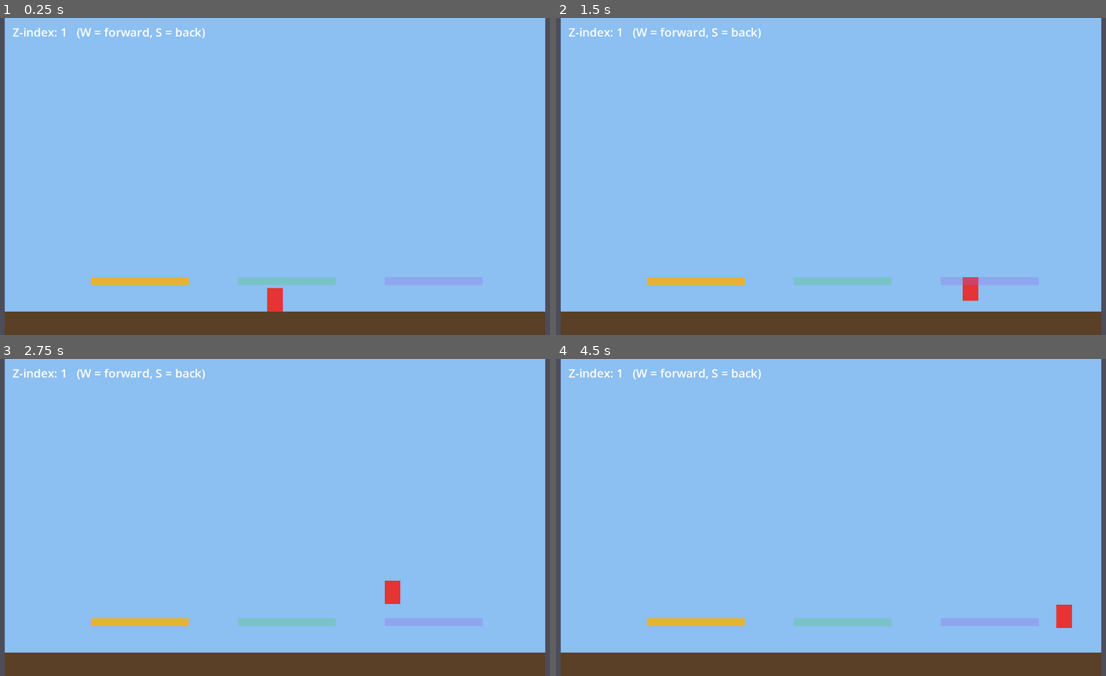
Above: before the commit, frames 1-4 (two rows, left to right).
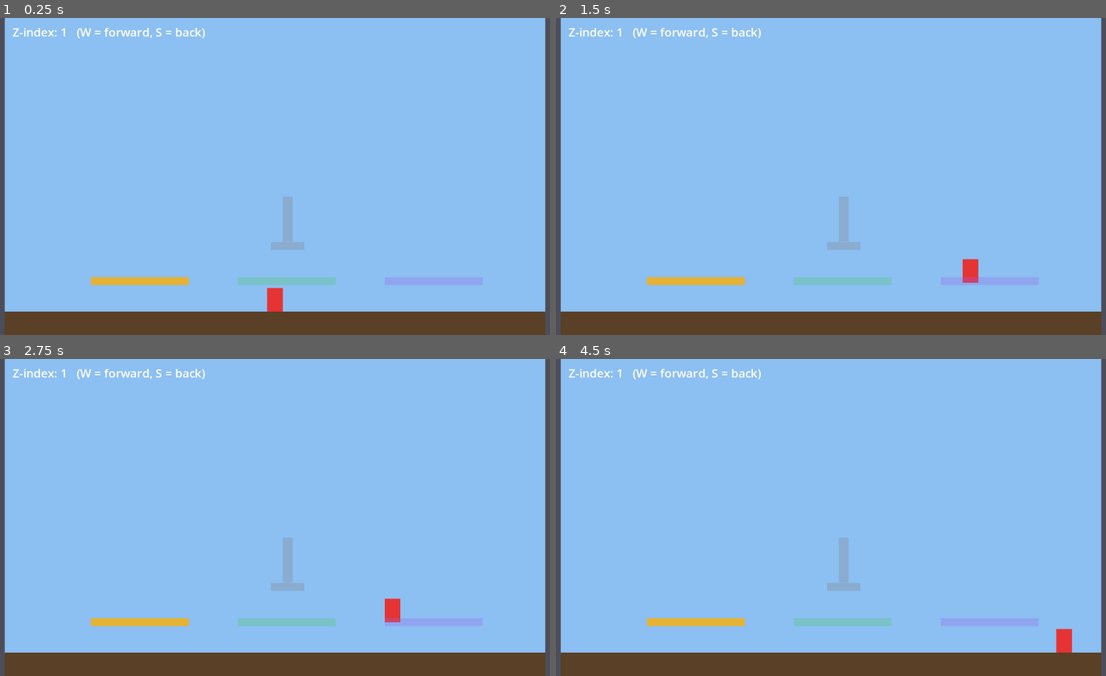
Above: after the commit, the same moments.

Repository: zjezdzalka/bounceBack
Game: Godot game, scene res://main.tscn
Two runs of this game, one before a commit and one after it. Both use one fixed random seed, a clock stepped at 60 frames per second and the inputs below.
Inputs:
- Up to frame 1 (0.25 s): no input
- Up to frame 2 (1.5 s): tap Enter at 0.5 s; hold K 0.53-1.28 s; hold D from 0.53 s (still down); tap Space at 0.77, 0.8, 1.07, 1.35 s
- Up to frame 3 (2.75 s): tap Space at 1.52, 1.82, 2.3 s; tap K at 1.55 s; release D at 2.03 s; hold A from 2.03 s (still down); hold K from 2.03 s (still down)
- Up to frame 4 (4.5 s): release A at 2.78 s; release K at 2.78 s; hold D 2.78-4.28 s; tap K at 2.85, 4.35 s; tap Space at 3.02, 3.32 s; hold Space 3.53-4.28 s; hold A from 4.28 s (still down)

The runs differ from the first frame. In frame 1, 0.4% of the frame differs, in the area x 49-56%, y 56-74%; in frame 2, 0.7%; in frame 3, 0.7%; in frame 4, 0.8%, in the area x 49-94%, y 56-93%.

Commit message:
blocks work!!!!

Diff:
--- /dev/null
+++ b/block.gd
@@ -0,0 +1,44 @@
+@tool
+extends StaticBody2D
+# A solid rectangle you can place and edit in the Godot editor.
+# Set Size, Color and Layers (which z-indexes it exists on) in the Inspector.
+
+@export var size := Vector2(200, 16):
+	set(value):
+		size = value
+		_refresh()
+
+@export var color := Color(0.5, 0.5, 0.5):
+	set(value):
+		color = value
+		queue_redraw()
+
+# Tick the z-layers this block exists on (Layer 1 = z-index 1, etc.)
+@export_flags("Layer 1", "Layer 2", "Layer 3") var layers := 1:
+	set(value):
+		layers = value
+		_refresh()
+
+func _ready() -> void:
+	add_to_group("blocks")
+	_refresh()
+
+func _refresh() -> void:
+	queue_redraw()
+	collision_layer = layers   # collision layer bit n == z-index n+1
+	collision_mask = 0
+	# draw order: blocks on higher z-layers appear in front
+	for i in 3:
+		if layers & (1 << i):
+			z_index = (i + 1) * 2
+			break
+	var cs := get_node_or_null("CollisionShape2D") as CollisionShape2D
+	if cs and cs.shape is RectangleShape2D:
+		cs.shape.size = size
+
+func _draw() -> void:
+	draw_rect(Rect2(-size / 2, size), color)
+
+# Called by the game: fade blocks that aren't on the player's z-layer
+func show_for_layer(z: int) -> void:
+	modulate.a = 1.0 if (layers & (1 << (z - 1))) != 0 else 0.3
--- /dev/null
+++ b/block.tscn
@@ -0,0 +1,13 @@
+[gd_scene load_steps=3 format=3]
+
+[ext_resource type="Script" path="res://block.gd" id="1"]
+
+[sub_resource type="RectangleShape2D" id="1"]
+resource_local_to_scene = true
+size = Vector2(200, 16)
+
+[node name="Block" type="StaticBody2D"]
+script = ExtResource("1")
+
+[node name="CollisionShape2D" type="CollisionShape2D" parent="."]
+shape = SubResource("1")
--- a/main.gd
+++ b/main.gd
@@ -1,83 +1,15 @@
 extends Node2D
-# Builds the level and the player in code.
-# Every solid object has one or more z-layers. The player only collides
-# with objects that share the player's current z-layer.
+# The level is built in the editor (see main.tscn). This script only
+# updates the HUD and fades blocks that aren't on the player's z-layer.
 
-const W := 1152.0
-const H := 648.0
-const WALL := 24.0
-const FLOOR_H := 48.0
-const ALL_LAYERS := [1, 2, 3]
-const PlayerScript = preload("res://player.gd")
-
-var objects: Array = []   # [{ "node": Node2D, "layers": Array }]
-var z_label: Label
+@onready var player = $Player
+@onready var z_label: Label = $HUD/ZLabel
 
 func _ready() -> void:
 	RenderingServer.set_default_clear_color(Color(0.55, 0.75, 0.95))
-
-	# Floor and walls exist on every z-layer
-	make_box(Vector2(W / 2, H - FLOOR_H / 2), Vector2(W, FLOOR_H), Color(0.35, 0.25, 0.15), ALL_LAYERS)
-	make_box(Vector2(WALL / 2, H / 2), Vector2(WALL, H), Color(0.3, 0.3, 0.35), ALL_LAYERS)
-	make_box(Vector2(W - WALL / 2, H / 2), Vector2(WALL, H), Color(0.3, 0.3, 0.35), ALL_LAYERS)
-
-	# Platforms, each on ONE specific z-layer
-	make_box(Vector2(300, 538), Vector2(200, 16), Color(0.9, 0.7, 0.2), [1])
-	make_box(Vector2(600, 538), Vector2(200, 16), Color(0.3, 0.8, 0.4), [2])
-	make_box(Vector2(900, 538), Vector2(200, 16), Color(0.6, 0.4, 0.9), [3])
-
-	# HUD
-	var hud := CanvasLayer.new()
-	z_label = Label.new()
-	z_label.position = Vector2(40, 12)
-	z_label.add_theme_font_size_override("font_size", 24)
-	hud.add_child(z_label)
-	add_child(hud)
-
-	# Player
-	var player = PlayerScript.new()   # untyped on purpose: it has custom members (z, z_changed)
-	player.position = Vector2(W / 2, H - FLOOR_H - 30)
-	var shape := CollisionShape2D.new()
-	var rect := RectangleShape2D.new()
-	rect.size = Vector2(32, 48)
-	shape.shape = rect
-	player.add_child(shape)
-	var body := ColorRect.new()
-	body.size = Vector2(32, 48)
-	body.position = -body.size / 2
-	body.color = Color(0.9, 0.2, 0.2)
-	player.add_child(body)
 	player.z_changed.connect(_on_player_z_changed)
-	add_child(player)
 	_on_player_z_changed(player.z)
-
-func make_box(center: Vector2, size: Vector2, color: Color, layers: Array) -> void:
-	var body := StaticBody2D.new()
-	body.position = center
-	# Physics: sit on the collision layer(s) matching the z-layer(s)
-	var bits := 0
-	for l in layers:
-		bits |= 1 << (l - 1)
-	body.collision_layer = bits
-	body.collision_mask = 0
-	# Drawing: higher z-layers draw in front
-	body.z_index = layers.min() * 2
-
-	var shape := CollisionShape2D.new()
-	var rect := RectangleShape2D.new()
-	rect.size = size
-	shape.shape = rect
-	body.add_child(shape)
-	var visual := ColorRect.new()
-	visual.size = size
-	visual.position = -size / 2
-	visual.color = color
-	body.add_child(visual)
-	add_child(body)
-	objects.append({"node": body, "layers": layers})
 
 func _on_player_z_changed(z: int) -> void:
 	z_label.text = "Z-index: %d   (W = forward, S = back)" % z
-	# Fade objects the player can't collide with
-	for o in objects:
-		o["node"].modulate.a = 1.0 if z in o["layers"] else 0.3
+	get_tree().call_group("blocks", "show_for_layer", z)
--- a/main.tscn
+++ b/main.tscn
@@ -1,6 +1,88 @@
-[gd_scene load_steps=2 format=3]
+[gd_scene format=3 uid="uid://dcypntprvbvqa"]
 
-[ext_resource type="Script" path="res://main.gd" id="1"]
+[ext_resource type="Script" uid="uid://boq4gmn6qhpmh" path="res://main.gd" id="1"]
+[ext_resource type="PackedScene" path="res://block.tscn" id="2"]
+[ext_resource type="PackedScene" path="res://player.tscn" id="3"]
 
-[node name="Main" type="Node2D"]
+[node name="Main" type="Node2D" unique_id=629585711]
 script = ExtResource("1")
+
+[node name="Floor" parent="." unique_id=1812762821 instance=ExtResource("2")]
+z_index = 2
+position = Vector2(576, 624)
+collision_layer = 7
+collision_mask = 0
+size = Vector2(1152, 48)
+color = Color(0.35, 0.25, 0.15, 1)
+layers = 7
+
+[node name="LeftWall" parent="." unique_id=1712617640 instance=ExtResource("2")]
+z_index = 2
+position = Vector2(12, 324)
+collision_layer = 7
+collision_mask = 0
+size = Vector2(24, 648)
+color = Color(0.3, 0.3, 0.35, 1)
+layers = 7
+
+[node name="RightWall" parent="." unique_id=2055598808 instance=ExtResource("2")]
+z_index = 2
+position = Vector2(1140, 324)
+collision_layer = 7
+collision_mask = 0
+size = Vector2(24, 648)
+color = Color(0.3, 0.3, 0.35, 1)
+layers = 7
+
+[node name="Platform1" parent="." unique_id=1739598257 instance=ExtResource("2")]
+z_index = 2
+position = Vector2(300, 538)
+collision_mask = 0
+color = Color(0.9, 0.7, 0.2, 1)
+
+[node name="Platform2" parent="." unique_id=1851543207 instance=ExtResource("2")]
+z_index = 4
+position = Vector2(600, 538)
+collision_layer = 2
+collision_mask = 0
+color = Color(0.3, 0.8, 0.4, 1)
+layers = 2
+
+[node name="Platform3" parent="." unique_id=1677574038 instance=ExtResource("2")]
+z_index = 6
+position = Vector2(900, 538)
+collision_layer = 4
+collision_mask = 0
+color = Color(0.6, 0.4, 0.9, 1)
+layers = 4
+
+[node name="Player" parent="." unique_id=98052512 instance=ExtResource("3")]
+position = Vector2(576, 560)
+
+[node name="HUD" type="CanvasLayer" parent="." unique_id=1500594655]
+
+[node name="ZLabel" type="Label" parent="HUD" unique_id=1136141742]
+offset_left = 40.0
+offset_top = 12.0
+offset_right = 640.0
+offset_bottom = 45.0
+theme_override_font_sizes/font_size = 24
+text = "Z-index: 1"
+
+[node name="Block" parent="." unique_id=1029414495 instance=ExtResource("2")]
+z_index = 4
+position = Vector2(602, 466)
+scale = Vector2(4.2613354, 1)
+collision_layer = 2
+collision_mask = 0
+size = Vector2(16, 16)
+layers = 2
+
+[node name="Block2" parent="." unique_id=2046498312 instance=ExtResource("2")]
+z_index = 4
+position = Vector2(602, 410.99997)
+scale = Vector2(1.3013356, -5.76)
+collision_layer = 2
+collision_mask = 0
+size = Vector2(16, 16)
+layers = 2
--- a/player.gd
+++ b/player.gd
@@ -53,7 +53,10 @@
 	velocity.x = dir * SPEED
 
 	# Jump with Space (W / S now change the z-index)
-	if Input.is_physical_key_pressed(KEY_SPACE) and is_on_floor():
+	var jump := Input.is_physical_key_pressed(KEY_SPACE) \
+		or Input.is_physical_key_pressed(KEY_UP) \
+		or Input.is_physical_key_pressed(KEY_K)
+	if jump and is_on_floor():
 		velocity.y = JUMP_VELOCITY
 
 	move_and_slide()
--- /dev/null
+++ b/player.tscn
@@ -0,0 +1,19 @@
+[gd_scene load_steps=3 format=3]
+
+[ext_resource type="Script" path="res://player.gd" id="1"]
+
+[sub_resource type="RectangleShape2D" id="1"]
+size = Vector2(32, 48)
+
+[node name="Player" type="CharacterBody2D"]
+script = ExtResource("1")
+
+[node name="CollisionShape2D" type="CollisionShape2D" parent="."]
+shape = SubResource("1")
+
+[node name="Body" type="ColorRect" parent="."]
+offset_left = -16.0
+offset_top = -24.0
+offset_right = 16.0
+offset_bottom = 24.0
+color = Color(0.9, 0.2, 0.2, 1)
Not shown, added: block.gd.uid
